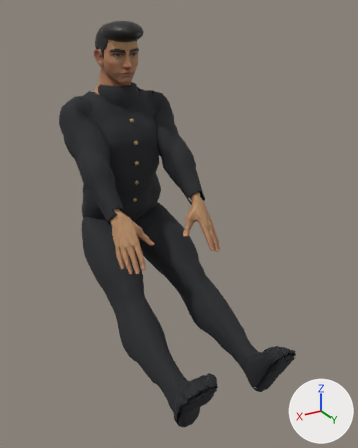
Before and after pictures for a commit that changed the glTF model public/assets/models/cc0-driver-kim.glb.
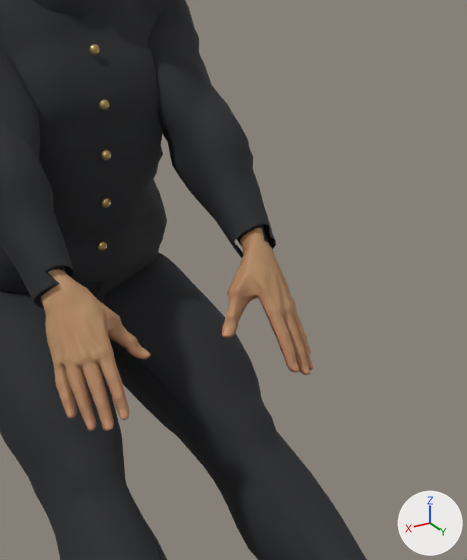
Each version appears first whole from a 50 mm camera at (0.974, 1.714, 2.137) aimed at (-0.045, 0.016, 1.288), and next in a close-up on the part from 26% to 79% of the width and 22% to 73% of the height. The lights are fixed; the arrows at lower right show +X, +Y and +Z. The older version's two pictures come first. Where no turn or scale is listed for an object, it has been applied to the vertices. Vertices at exactly the same position are counted once.

In view in the first close-up: 'Pilot cloth collar', 'Pilot suit', 'SuperHero_Male' and 5 more.
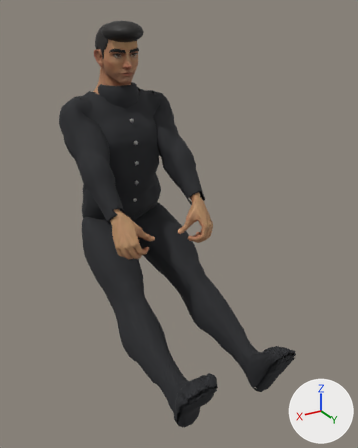
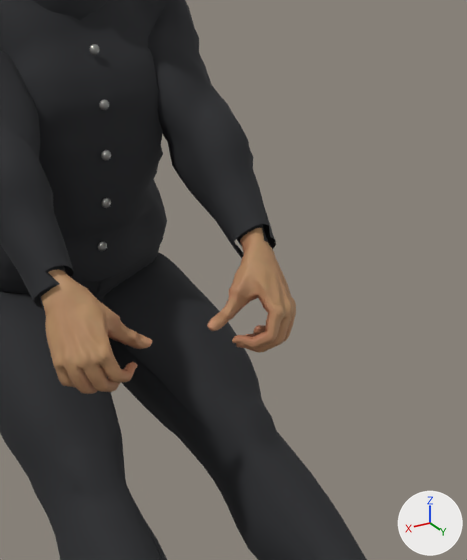
Where the newer file only moved an object's origin or applied its transform, the numbers keep the older frame.

Location of each change, (x1, y1, x2, y2) in pixels of the close-ups (467 x 560 px; the box of a moved part takes in the faces that stretch with it):
part 1 of me_sphere_005_retopology_004, moved or reshaped: before (52, 288, 313, 431); after (51, 288, 296, 394)

Patch to the scene script:
```diff
--- a/public/assets/models/cc0-driver-kim.glb.py
+++ b/public/assets/models/cc0-driver-kim.glb.py
@@ me_sphere_005_retopology_004 @@
 me_sphere_005_retopology_004.from_pydata(...)  # 4867 vertices, 9690 faces; spans x -0.266..0.266, y -0.621..0.621, z -0.573..0.573
 # used by ob_superhero_male; location = (0.0, -0.041, 1.229)
+# me_sphere_005_retopology_004 part 1: 1350 of 4867 vertices moved; they spanned x -0.248..0.248, y -0.002..0.146, z -0.087..0.072 and now span x -0.244..0.244, y -0.01..0.091, z -0.062..0.073; mean shift (0.0, -0.04, 0.008); largest move (-0.204, 0.139, -0.08) -> (-0.119, 0.023, -0.05)
 me_sphere_005_retopology_004.materials.append(mat_mi_superhero_male)
```
